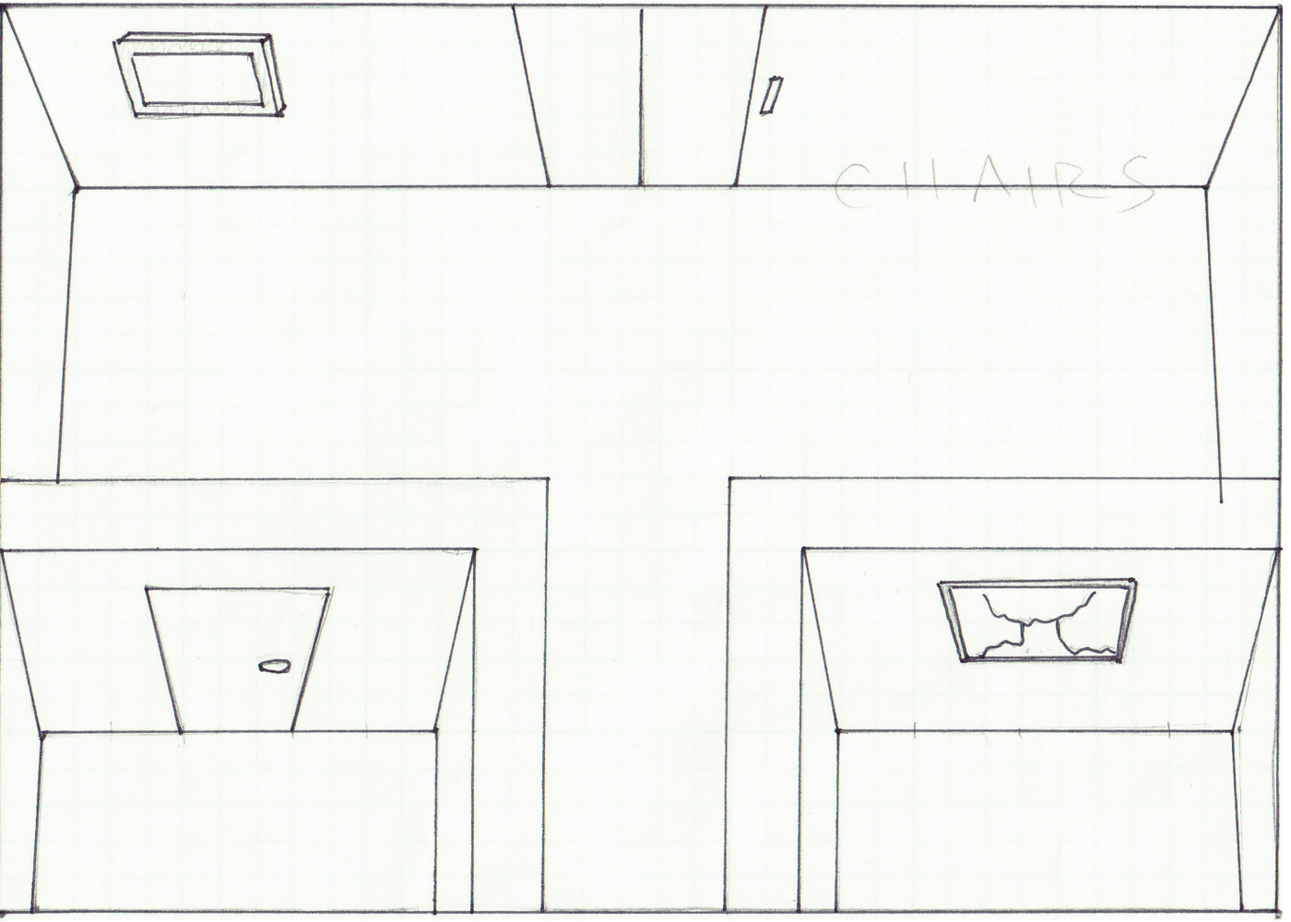
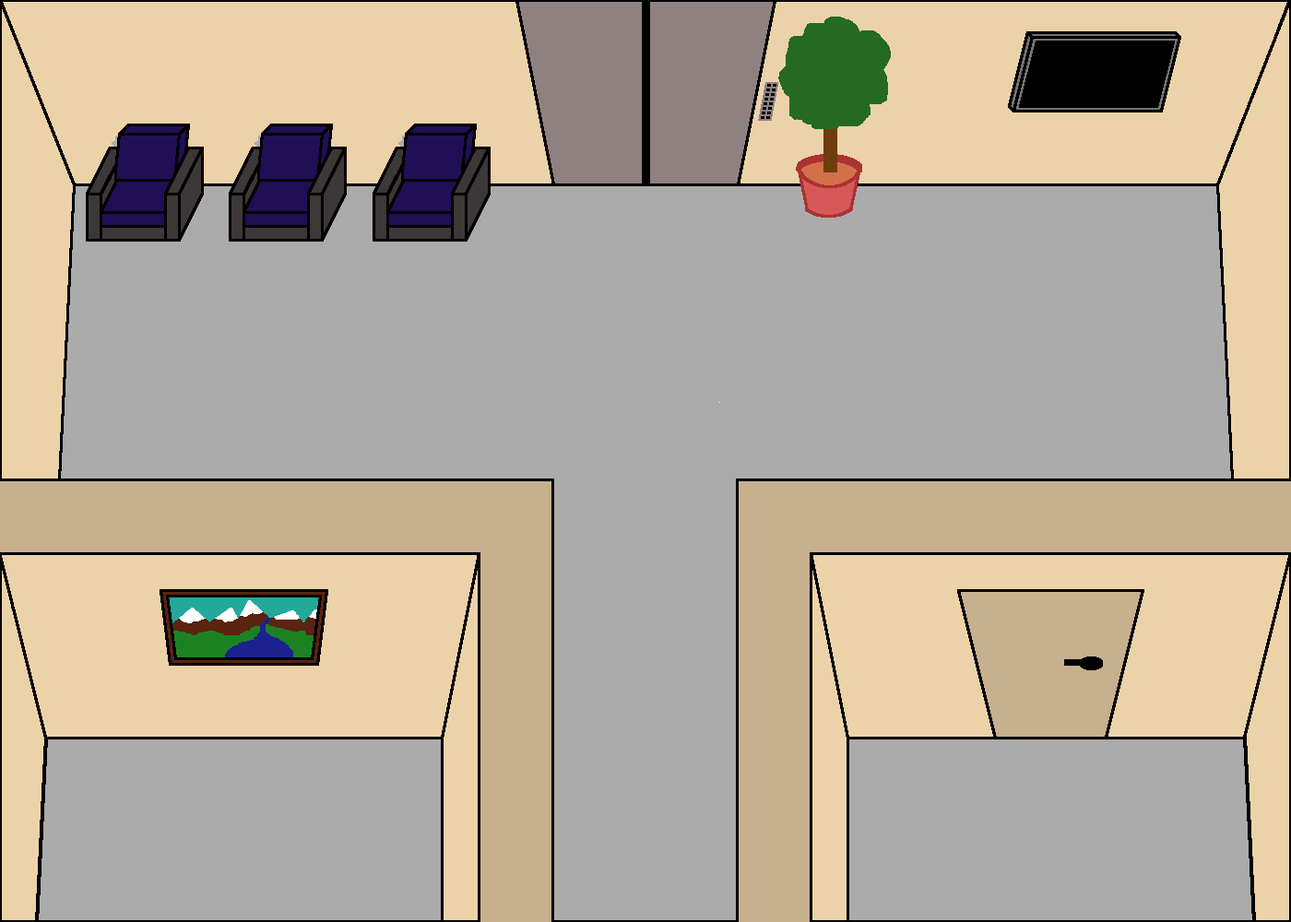
Revision of a layered (1291, 922) image; what changed, layer by layer:
renamed "pixel art" to "scene3", painted on it over <box>0,478,1291,922</box>
added layer "furnishings" above "room outline" over <box>85,16,1182,590</box>
added layer "room outline" above "Pasted Layer" over <box>0,0,1291,922</box>
hid "Background" over <box>0,0,1291,922</box>
